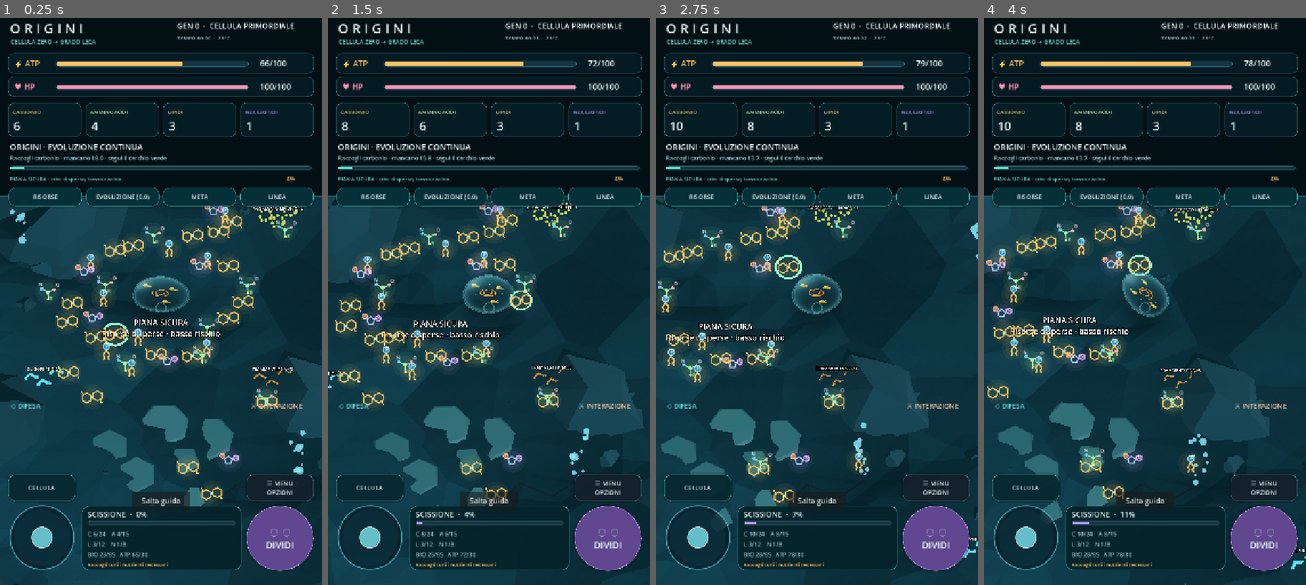
Above: before the commit, frames 1-4 (left to right).
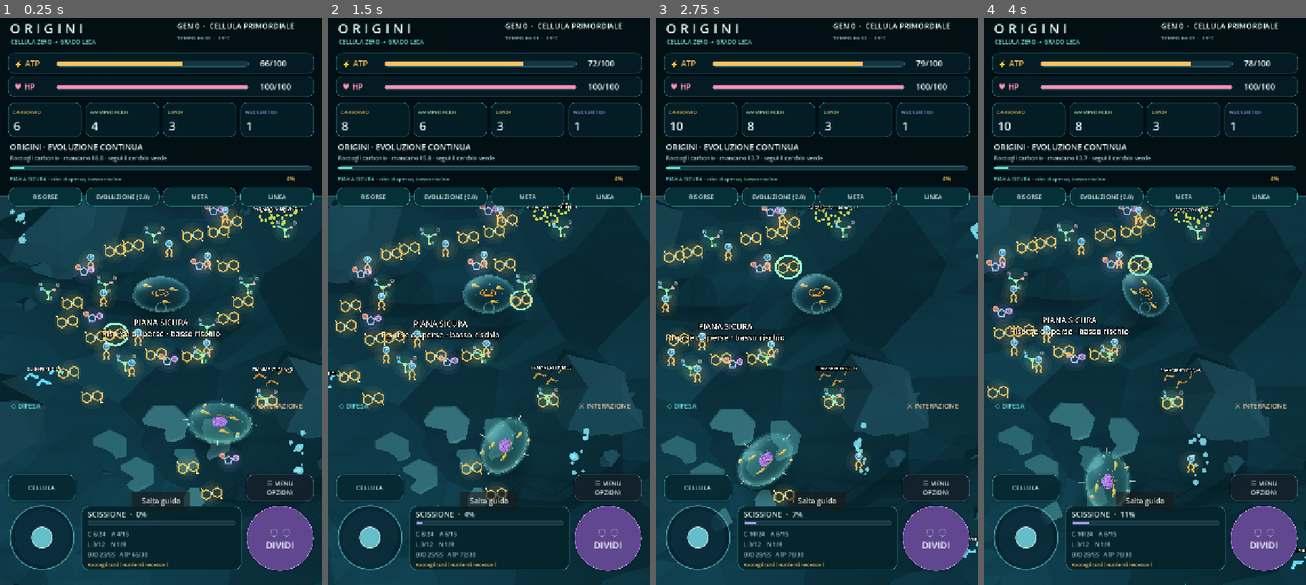
Above: after the commit, the same moments.

Repository: scorbetta17-gif/Origini
Game: Godot game, scene res://scenes/Main.tscn
Two runs of this game, one before a commit and one after it. Both use one fixed random seed, a clock stepped at 60 frames per second and the inputs below.
Inputs (mouse positions are in pixels of both pictures, inside the frame that each line leads up to):
- Up to frame 1 (0.25 s): no input
- Up to frame 2 (1.5 s): move the mouse to (559, 267) at 0.52 s; hold D 0.53-1.25 s; click (559, 267) at 0.67 s; drag from (424, 329) to (472, 414) at 1.27 s
- Up to frame 3 (2.75 s): move the mouse to (849, 171) at 2.02 s; hold D from 2.03 s (still down)
- Up to frame 4 (4 s): release D at 2.75 s; drag from (1128, 414) to (1048, 210) at 2.77 s; move the mouse to (1241, 386) at 3.52 s; hold A from 3.53 s (still down)

The runs differ from the first frame. In frame 1, 1.0% of the frame differs, in the area x 56-80%, y 67-78%; in frame 2, 0.9%; in frame 3, 1.1%, in the area x 25-48%, y 73-84%; in frame 4, 1.1%.

Commit message:
feat(campaign): clonal filaments specialization and mapped donor populations

Diff:
--- /dev/null
+++ b/src/campaign_collectives.gd
@@ -0,0 +1,137 @@
+extends Node
+const G=preload("res://src/cell_genome.gd")
+const E=preload("res://src/niche_ecology.gd")
+var game: Node
+var state: Dictionary={"groups":{},"next":1,"seeded":false}
+var joints: Node3D
+var visual_clock: float=0.0
+func reset() -> void:
+    state={"groups":{},"next":1,"seeded":false}
+    if is_instance_valid(joints): joints.queue_free()
+func restore(raw: Dictionary) -> void:
+    reset()
+    for key in state:
+        if raw.has(key): state[key]=raw[key]
+func seed_donors() -> void:
+    if state.seeded or game.battle.active(): return
+    state.seeded=true
+    for i in range(2):
+        var tr: Dictionary=game._base_traits()
+        for gene in ["dna_stabilization","diderm_envelope","surface_recognition","membrane_transport"]:
+            tr=G.grant(tr,gene,0,"popolazione_donatrice_indipendente","bacteria")
+        tr["evolution_capabilities"]={"bacteria":true,"alpha_partner":true}
+        var id: String="DONOR-"+str(i)
+        game._create_entity(id,"",0,"bacteria",tr,E.LOCAL_CENTERS[2 if i==0 else 0]+Vector3(2,0,0),false,true)
+        game.entities[id].evolution.unlocks={"cell_zero":true,"bacteria":true,"alpha_partner":true}
+func group_of(id: String) -> String:
+    for key in state.groups:
+        if state.groups[key].has(id): return key
+    return ""
+func linked(id: String) -> bool: return not group_of(id).is_empty()
+func division(parent: String, children: Array) -> void:
+    if game.battle.active() or children.is_empty(): return
+    var key: String=group_of(parent)
+    var e: Dictionary=game.entities[children[0]]
+    if key.is_empty():
+        if e.branch!="bacteria" or not bool(e.traits.get("evolution_capabilities",{}).get("prokaryotic_groups",false)): return
+        key="F-"+str(state.next);state.next=int(state.next)+1
+        state.groups[key]=[]
+    var members: Array=state.groups[key]
+    var index: int=members.find(parent)
+    if index>=0: members.remove_at(index)
+    else: index=members.size()
+    for child in children:
+        members.insert(index,child);index+=1
+    game._notice("Filamento clonale: giunzioni persistenti. MENU permette di frammentarlo.")
+func fragment() -> void:
+    var key: String=group_of(game.player_id)
+    if key.is_empty(): game._notice("Nessun filamento collegato");return
+    var members: Array=state.groups[key]
+    var split: int=maxi(1,members.size()/2)
+    var right: Array=members.slice(split)
+    state.groups[key]=members.slice(0,split)
+    var next: String="F-"+str(state.next);state.next=int(state.next)+1
+    state.groups[next]=right
+    for id in right:
+        if game.entities.has(id): game.entities[id].node.position+=Vector3(2.5,0,0)
+    game._advance_niches(0)
+    game._close_overlay();game._notice("Frammento vitale separato: stessi individui, un nuovo luogo da colonizzare")
+func role(id: String) -> String:
+    var key: String=group_of(id)
+    if key.is_empty() or not game.entities.has(id): return ""
+    if not bool(game.entities[id].traits.get("evolution_capabilities",{}).get("differentiated_groups",false)): return ""
+    return "ADESIONE" if state.groups[key].find(id)%2==0 else "ASSORBIMENTO"
+func speed(id: String) -> float:
+    if not linked(id): return 1.0
+    return .58 if role(id)=="ADESIONE" else .72
+func intake(id: String) -> float:
+    if not linked(id): return 1.0
+    var mat: bool=E.niche_id(game.entities[id].node.position)=="site2"
+    # Benefit requires complementary living specialists; no free buff in open water.
+    var complementary: bool=false
+    for other in state.groups[group_of(id)]:
+        if other!=id and role(other)!=role(id) and not role(other).is_empty(): complementary=true
+    return (.88 if role(id)=="ADESIONE" else 1.08)*(1.22 if mat and complementary else 1.0)
+func nearest_donor() -> String:
+    var result: String=""
+    var best: float=INF
+    for id in game.entities:
+        var e: Dictionary=game.entities[id]
+        if e.branch!="bacteria" or not e.traits.get("adhesion",false) or int(e.traits.get("transporters",0))<1: continue
+        var d: float=e.node.position.distance_squared_to(game.player.position)
+        if d<best and id!=game.player_id: best=d;result=id
+    # Materialize a known living archived donor without changing census.
+    if result.is_empty():
+        for id in game.campaign.state.archive.keys():
+            var e: Dictionary=game.campaign.state.archive[id]
+            if e.branch=="bacteria" and e.traits.get("adhesion",false) and int(e.traits.get("transporters",0))>0:
+                if game.campaign.restore_individual(str(id)): return str(id)
+    return result
+func map_info() -> void:
+    game._add_overlay_label("CONSORZIO: tappeto ricco e conteso oppure piana riparata, meno risorse. Adesine e trasportatori su entrambi, distanza <3,7; carbonio dell'ospite e ATP del donatore sostengono lo scambio.")
+    var donor: String=nearest_donor()
+    game._add_overlay_label("Donatore vivo: "+donor if not donor.is_empty() else "Nessun donatore compatibile noto: esplora altre nicchie e le popolazioni batteriche nella genealogia.")
+    if not donor.is_empty():
+        game._add_overlay_button("Segna donatore "+donor,seek_donor)
+    if game.evolution.has("endosymbiont"):
+        game._add_overlay_label("Provenienza interna: "+str(game.evolution.endosymbiont.donor_lineage)+(" · MITOCONDRIO INTEGRATO" if game.evolution.unlocks.get("mitochondrion",false) else " · SIMBIONTE INTERNO"))
+func seek_donor() -> void:
+    var id: String=nearest_donor()
+    if id.is_empty(): game._notice("Popolazione estinta: cerca un'altra linea batterica compatibile");return
+    game.cooperation_target=id
+    game._close_overlay()
+    game._notice("Raggiungi il donatore "+id+"; COOPERA per verificare adesione e scambio")
+func advance(_dt: float) -> void:
+    if game.battle.active(): return
+    visual_clock+=_dt
+    if visual_clock<.1: return
+    _dt=visual_clock;visual_clock=0
+    if is_instance_valid(joints): joints.queue_free()
+    joints=Node3D.new();game.world_root.add_child(joints)
+    for key in state.groups.keys():
+        var living: Array=[]
+        for id in state.groups[key]:
+            if game.entities.has(id): living.append(id)
+        state.groups[key]=living
+        if living.is_empty(): state.groups.erase(key);continue
+        var leader: String=game.player_id if living.has(game.player_id) else str(living[0])
+        var anchor: Vector3=game.entities[leader].node.position
+        var step: int=0
+        for id in living:
+            var e: Dictionary=game.entities[id]
+            if id!=leader:
+                step+=1
+                var desired: Vector3=anchor+Vector3(step*1.65,0,0)
+                e.node.position=e.node.position.lerp(desired,1.0-exp(-_dt*5))
+            if not role(id).is_empty():
+                var label:=Label3D.new();label.text="⊥" if role(id)=="ADESIONE" else "⋮";label.font_size=48;label.pixel_size=.018
+                label.billboard=BaseMaterial3D.BILLBOARD_ENABLED;label.position=e.node.position+Vector3(0,1.3,0);joints.add_child(label)
+        for i in range(1,living.size()):
+            var a: Vector3=game.entities[living[i-1]].node.position
+            var b: Vector3=game.entities[living[i]].node.position
+            if a.distance_to(b)<.01: continue
+            var mesh:=MeshInstance3D.new();var cylinder:=CylinderMesh.new()
+            cylinder.top_radius=.11;cylinder.bottom_radius=.11;cylinder.height=a.distance_to(b)
+            mesh.mesh=cylinder;mesh.material_override=game._solid(Color(.35,.85,.72));joints.add_child(mesh)
+            mesh.position=(a+b)*.5
+            mesh.quaternion=Quaternion(Vector3.UP,(b-a).normalized())
--- a/src/campaign_events.gd
+++ b/src/campaign_events.gd
@@ -129,7 +129,7 @@
         for id in game.entities:
             var e: Dictionary=game.entities[id]
             if absf(e.node.position.z-float(c.start[1]))<3 and e.node.position.x>float(c.start[0])-2 and e.node.position.x<float(c.end[0])+2:
-                var anchored: bool=bool(e.traits.get("adhesion",false)) or bool(e.traits.get("eps",false))
+                var anchored: bool=bool(e.traits.get("adhesion",false)) or bool(e.traits.get("eps",false)) or (game.collectives.linked(str(id)) and E.niche_id(e.node.position)=="site2")
                 e.node.position.x+=dt*(.08 if anchored else .48)
     if c.elapsed>c.duration+15:
         state.current={}
--- a/src/campaign_world.gd
+++ b/src/campaign_world.gd
@@ -131,4 +131,5 @@
             var count: int=game.ecology.niches["site"+str(i)].populations[other]
             game._add_overlay_label("  %s: %d · Δ %d"%[other,count,int(state.settlements.get(str(i)+"|"+str(other),{}).get("trend",0))])
         game._add_overlay_button("Segna "+game.habitats.TITLES[i],travel.bind(i))
+    game.collectives.map_info()
     game._add_overlay_button("Segui una linea nella genealogia",game._on_genealogy)
--- a/src/main.gd
+++ b/src/main.gd
@@ -149,6 +149,7 @@
 var world_root: Node3D
 var nutrient_root: Node3D
 var cells_root: Node3D
+var collectives: Node
 var events: Node
 var next_particle_uid: int = 1
 var campaign: Node
@@ -179,6 +180,11 @@
         events.game = self
         add_child(events)
     events.reset()
+    if collectives == null:
+        collectives = preload("res://src/campaign_collectives.gd").new()
+        collectives.game = self
+        add_child(collectives)
+    collectives.reset()
     _new_game()
     get_viewport().size_changed.connect(_layout_ui)
 
@@ -267,9 +273,16 @@
         events.game = self
         add_child(events)
     events.reset()
+    if collectives == null:
+        collectives = preload("res://src/campaign_collectives.gd").new()
+        collectives.game = self
+        add_child(collectives)
+    collectives.reset()
     journey.reset(arena)
     habitats.rebuild(not arena)
-    if not arena: habitats.seed_world()
+    if not arena:
+        habitats.seed_world()
+        collectives.seed_donors()
     _close_overlay()
     _refresh_hud()
 
@@ -597,6 +610,7 @@
         _advance_niches(delta)
         campaign.advance(delta)
         events.advance(delta)
+        collectives.advance(delta)
     _update_metabolic_visuals()
     _cache_current()
     if hp <= 0:
@@ -738,7 +752,7 @@
         entities[player_id]["velocity"] = Vector3.ZERO
         return
     var traits: Dictionary = entities[player_id]["traits"]
-    var speed: float = Physiology.player_speed(traits,partner_id != "" and bool(phase2_progress.get("bonded",false)))
+    var speed: float = Physiology.player_speed(traits,partner_id != "" and bool(phase2_progress.get("bonded",false)))*collectives.speed(player_id)
     # Short overdamped input filter: exact integration, no overshoot or long glide.
     var velocity: Vector3 = entities[player_id].get("velocity",Vector3.ZERO)
     var target := Vector3(direction.x,0,direction.y)*speed
@@ -766,7 +780,7 @@
     var kind: String = str(n["kind"])
     if controlled:
         var previous_stock: Dictionary = resources.duplicate(true)
-        var uptake: float = float(entities[player_id]["traits"].get("uptake",1.0))
+        var uptake: float = float(entities[player_id]["traits"].get("uptake",1.0))*collectives.intake(player_id)
         if kind == "detritus":
             resources["carbon"] = minf(Physiology.reserve_cap(float(NEED["carbon"])),float(resources["carbon"])+2.0*uptake)
             resources["amino"] = minf(Physiology.reserve_cap(float(NEED["amino"])),float(resources["amino"])+1.5*uptake)
@@ -780,7 +794,7 @@
         statistics.particles += 1
     elif entities.has(cell_id):
         var e: Dictionary = entities[cell_id]
-        var uptake_npc: float = float(e["traits"].get("uptake",1.0))
+        var uptake_npc: float = float(e["traits"].get("uptake",1.0))*collectives.intake(cell_id)
         e["biomass"] = minf(Physiology.reserve_cap(float(NEED["biomass"])),float(e["biomass"])+2.3*uptake_npc)
         var stock: Dictionary = e["resources"]
         if kind == "detritus":
@@ -1120,7 +1134,9 @@
             elif target_idx >= 0:
                 dir = nutrients[target_idx]["node"].position-c.position
                 dir.y = 0.0
-        if not battle.active(): dir = events.npc_target(str(id),dir)
+        if not battle.active():
+            dir = events.npc_target(str(id),dir)
+            speed *= collectives.speed(str(id))
         if battle.active():
             dir = battle.npc_goal(str(id),dir)
             speed = Physiology.player_speed(e.traits)*.85
@@ -1172,7 +1188,7 @@
                         _award_bundle(Balance.KILL_REWARD,false,str(id))
     # The Phase 2 bacterial partner arises from an independent lineage.
     if not battle.active() and generation >= 3 and entities[player_id]["branch"] == "archaea" and _compatible_partner(24.0)=="" and entities.size()<npc_population_cap and t-last_external_arrival >= 20.0:
-        _create_external_bacterium()
+        last_external_arrival = t
 
 func _has_external_bacteria() -> bool:
     for id in entities:
@@ -1263,6 +1279,10 @@
         child["phase2_progress"] = inherited_phase.duplicate(true)
         if i == 0:
             first_id = new_id
+    var children: Array=[]
+    for child_id in entities:
+        if entities[child_id].parent==id: children.append(child_id)
+    collectives.division(id,children)
     if was_partner and first_id != "":
         partner_id = first_id
         phase2_progress = player_bond_before
@@ -1389,6 +1409,7 @@
     for child_id in entities:
         if entities[child_id].parent==old_id: daughters.append(child_id)
     campaign.after_division(old_id,daughters)
+    collectives.division(old_id,daughters)
     division_options.clear()
     statistics.divisions += 1
     phase1_progress["player_divisions"] = int(phase1_progress.get("player_divisions",0))+1
@@ -1723,6 +1744,7 @@
     if not battle.active():
         _add_overlay_button("Mappa e primo insediamento",campaign.open_map)
         _add_overlay_button("Dormienza / risveglio · minimo 12 s",events.toggle_rest)
+        _add_overlay_button("Frammenta filamento",collectives.fragment)
     _add_overlay_button("Obiettivi",_on_goals)
     _add_overlay_button("Consorzi metabolici",_on_phase_two)
     _add_overlay_button("Capacità evolutive",_on_evolution)
@@ -1783,11 +1805,9 @@
     if str(entities[player_id]["branch"])!="archaea":
         return
     cooperation_target = _compatible_partner(24.0)
-    if cooperation_target=="" and entities.size()<npc_population_cap and t-last_external_arrival>=20.0:
-        _create_external_bacterium()
-        cooperation_target = _compatible_partner(24.0)
+    if cooperation_target=="": cooperation_target = collectives.nearest_donor()
     if cooperation_target=="":
-        _notice("Esplora la zona: attendi l'arrivo di una Bacteria compatibile")
+        _notice("Popolazione locale assente: cerca altre linee batteriche sulla mappa")
         _close_overlay()
         return
     selected_target_id = ""
@@ -1936,7 +1956,7 @@
         "partner":partner_id,"phase_two":phase_two,"phase2_progress":phase2_progress,
         "phase1_progress":phase1_progress,"zero_atp_seconds":zero_atp_seconds,
         "last_external_arrival":last_external_arrival,"world_age":world_age,
-        "ecology":ecology,"ecological_profiles":ecological_profiles,"statistics":statistics,"battle":battle.state,"journey":journey.state,"campaign_world":campaign.state,"campaign_events":events.state,"next_particle_uid":next_particle_uid}
+        "ecology":ecology,"ecological_profiles":ecological_profiles,"statistics":statistics,"battle":battle.state,"journey":journey.state,"campaign_world":campaign.state,"campaign_events":events.state,"next_particle_uid":next_particle_uid,"collectives":collectives.state}
     var file: FileAccess = FileAccess.open(path,FileAccess.WRITE)
     if file != null:
         file.store_string(JSON.stringify(data))
@@ -2114,6 +2134,7 @@
     campaign.restore(loaded.get("campaign_world",{}))
     next_particle_uid = maxi(next_particle_uid,int(loaded.get("next_particle_uid",1)))
     events.restore(loaded.get("campaign_events",{}))
+    collectives.restore(loaded.get("collectives",{"seeded":true}))
     journey.restore(loaded.get("journey",null))
     habitats.rebuild(not battle.active())
     _refresh_hud()
@@ -2574,7 +2595,7 @@
             Ecology.register_death(ecology,lineage,previous)
             Ecology.register_birth(ecology,lineage,at)
         e["census_position"] = at
-        if id != player_id and id != partner_id and not events.dormant(str(id)) and player.position.distance_to(at)>42.0:
+        if id != player_id and id != partner_id and not events.dormant(str(id)) and not collectives.linked(str(id)) and player.position.distance_to(at)>42.0:
             # Demotion retains population and genealogy. It is not a death.
             campaign.archive(str(id))
             e["node"].queue_free()
--- /dev/null
+++ b/tests/collectives_smoke.gd
@@ -0,0 +1,57 @@
+extends SceneTree
+const G=preload("res://src/cell_genome.gd")
+const E=preload("res://src/evolution_progress.gd")
+func _initialize() -> void: call_deferred("run")
+func total(g: Node) -> int:
+    var n: int=0
+    for niche in g.ecology.niches.values():
+        for count in niche.populations.values(): n+=int(count)
+    return n
+func run() -> void:
+    var g=load("res://scenes/Main.tscn").instantiate()
+    root.add_child(g);await process_frame;g.set_process(false);g.journey.skip()
+    assert(g.entities.has("DONOR-0") and g.entities.has("DONOR-1"))
+    var tr: Dictionary=g._base_traits()
+    tr["evolution_capabilities"]={"bacteria":true,"prokaryotic_groups":true,"differentiated_groups":true}
+    g.entities[g.player_id].traits=tr;g.entities[g.player_id].branch="bacteria"
+    g.player.position=Vector3(-15,0,-9)
+    g.evolution.unlocks=tr.evolution_capabilities.duplicate(true)
+    for key in g.NEED: g.resources[key]=g.NEED[key]
+    g.atp=90;g.cycle_age=35;g._divide_pressed();await create_timer(2.7).timeout
+    assert(g.collectives.linked(g.player_id))
+    g.collectives.advance(.2)
+    assert(g.collectives.joints.get_child_count()>=3)
+    assert(g.collectives.speed(g.player_id)<1)
+    var key: String=g.collectives.group_of(g.player_id)
+    var members: Array=g.collectives.state.groups[key]
+    assert(g.collectives.role(members[0])!=g.collectives.role(members[1]))
+    var before: int=total(g)
+    g.collectives.fragment();assert(total(g)==before and g.collectives.state.groups.size()==2)
+    g._save_game("user://filament.json");g._load_game("user://filament.json")
+    assert(total(g)==before and g.collectives.state.groups.size()==2)
+    # Accelerated host prerequisites, but actual normal cooperation/exchange commands.
+    g.entities[g.player_id].branch="archaea"
+    tr=G.grant(g._base_traits(),"surface_recognition",30,"test","archaea")
+    tr=G.grant(tr,"membrane_transport",30,"test","archaea")
+    g.entities[g.player_id].traits=tr
+    g.player.position=g.entities["DONOR-1"].node.position+Vector3(1,0,0)
+    g.atp=80;g.resources.carbon=24
+    g._on_cooperate();assert(g.partner_id=="DONOR-1")
+    for i in range(30): g._advance_phase_two(1)
+    assert(g.phase2_progress.active_stable and g.phase2_progress.metabolites_exchanged>0)
+    g._save_game("user://consortium.json");g._load_game("user://consortium.json")
+    assert(g.partner_id=="DONOR-1" and g.phase2_progress.active_stable)
+    g.evolution.divisions=40;g.mutation_points=20
+    for entry in E.catalogue():
+        if entry.id in ["cell_zero","rna_inheritance","translation","dna_archive","bioenergetics","luca","archaea","asgard_host","cytoskeleton","membrane_traffic","stable_consortium"]: g.evolution.unlocks[entry.id]=true
+    g.evolution.stability.external=6
+    # Evidence threshold uses existing campaign observations.
+    g.evolution["external_stability"]=6
+    g.evolution.evidence=g._evolution_context()
+    g._unlock_capability("internal_symbiont")
+    assert(g.evolution.unlocks.get("internal_symbiont",false))
+    assert(g.evolution.endosymbiont.donor_id=="DONOR-1" and not g.entities.has("DONOR-1"))
+    g._save_game("user://internal.json");g._load_game("user://internal.json")
+    assert(g.evolution.endosymbiont.donor_id=="DONOR-1")
+    print("PASS: real scission filament, differentiated roles, fragment census conservation, donor encounter normal cooperation exchange and internalization provenance")
+    g.queue_free();quit()
Not shown, changed: docs/EXPANSION_084.md
